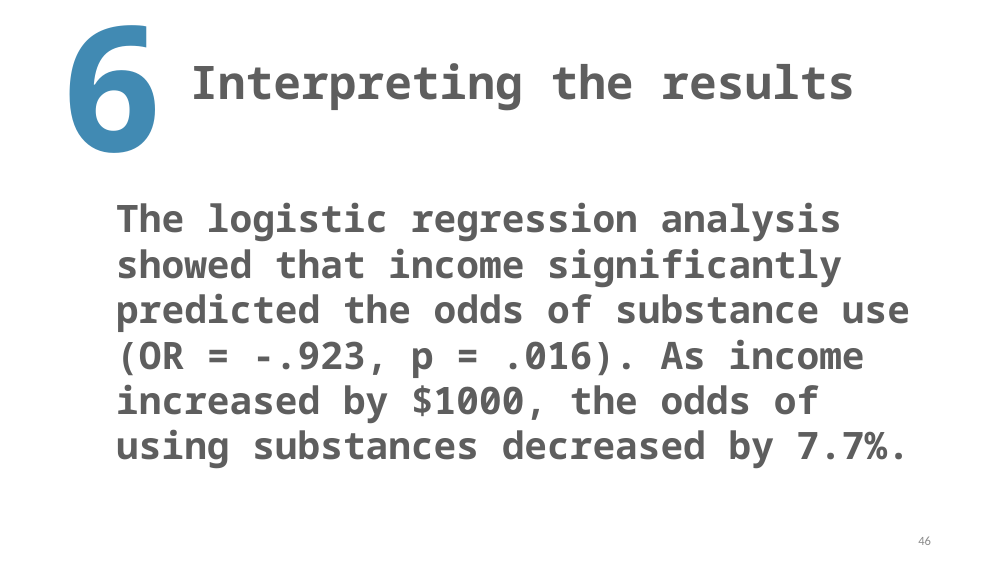
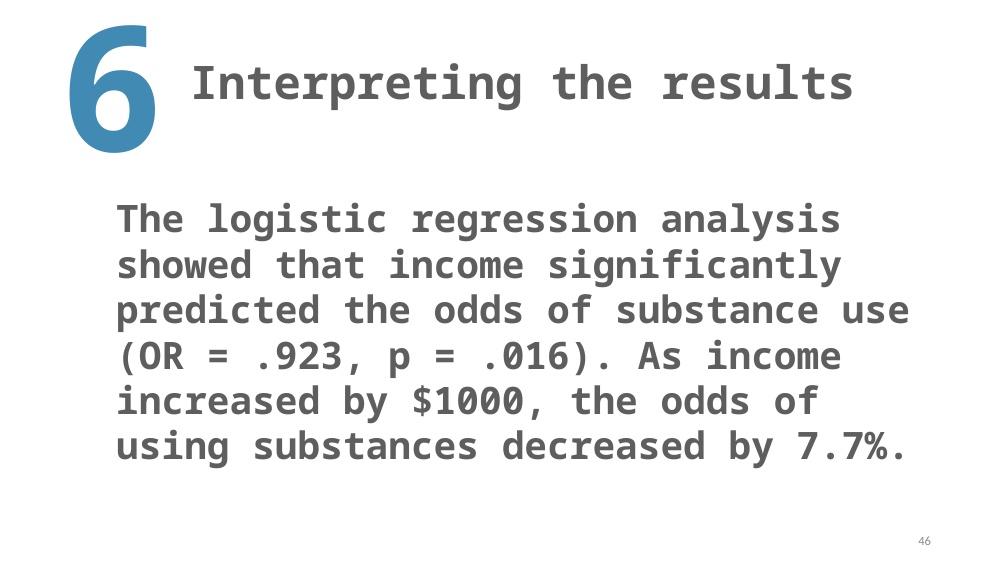
Before and after one commit to TysonStanley/EDU-6050, a slide deck: slide 46 of Slides/13_EDUC_6050_2018.pptx. Drawn at 1008x567 pixels with LibreOffice and Linux fonts; fonts in the diff are those of the drawing. Boxes give left, top, right and bottom in pixels: in the first picture for what was removed or moved away, otherwise in the second. Text is boxed around its words. In the diff, an @@ line names an element or a change of style, - is before the commit and + after.

```diff
--- a/Slides/13_EDUC_6050_2018.pptx
+++ b/Slides/13_EDUC_6050_2018.pptx
@@ text at bbox=[116, 202, 910, 469]: text changed @@
-The logistic regression analysis showed that income significantly predicted the odds of substance use (OR = -.923, p = .016). As income increased by $1000, the odds of using substances decreased by 7.7%.
+The logistic regression analysis showed that income significantly predicted the odds of substance use (OR = .923, p = .016). As income increased by $1000, the odds of using substances decreased by 7.7%.
```
Also in this commit, not shown: 1 other file.
